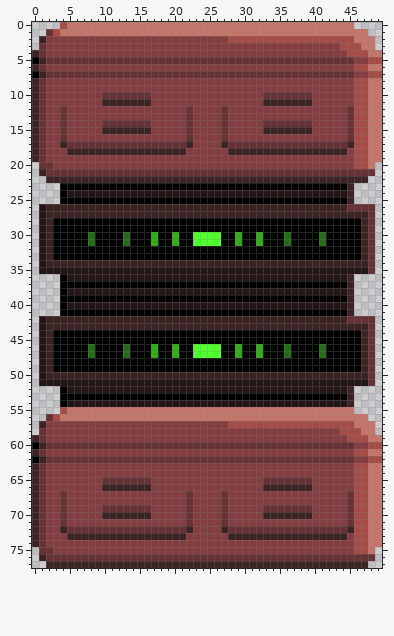
Two versions of one sprite sheet, Assets/Sprites/Props etc/Elevator.png. Above, as it was before the edit.
The file is 50x78 pixels.
After the commit:
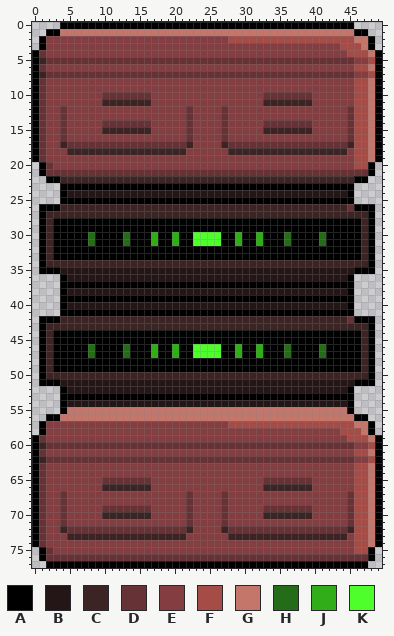
Palette (. is transparent): A #000000  B #241617  C #3c2324  D #663235  E #843e41  F #a54c46  G #c4766b  H #256c19  J #30ad19  K #4eff2c
The exact change:
Changed rows in their new state; - is an unchanged pixel.
first column x 0:
 0 ----AAAAAAAAAAAAAAAAAAAAAAAAAAAAAAAAAAAAAAAAAA----
 1 --AA------------------------------------------AA--
 2 -A----------------------------------------------A-
 3 -A----------------------------------------------A-
 4 A------------------------------------------------A
 5 -------------------------------------------------A
 6 A------------------------------------------------A
 7 -------------------------------------------------A
 8 A------------------------------------------------A
 9 A------------------------------------------------A
10 A------------------------------------------------A
11 A------------------------------------------------A
12 A------------------------------------------------A
13 A------------------------------------------------A
14 A------------------------------------------------A
15 A------------------------------------------------A
16 A------------------------------------------------A
17 A------------------------------------------------A
18 A------------------------------------------------A
19 A------------------------------------------------A
20 -A----------------------------------------------A-
21 -A----------------------------------------------A-
22 --AA------------------------------------------AA--
23 ---------------------------------------------A----
24 ---------------------------------------------A----
25 ---------------------------------------------A----
26 -AAA------------------------------------------AAA-
27 -A----------------------------------------------A-
28 -A----------------------------------------------A-
29 -A----------------------------------------------A-
30 -A----------------------------------------------A-
31 -A----------------------------------------------A-
32 -A----------------------------------------------A-
33 -A----------------------------------------------A-
34 -A----------------------------------------------A-
35 -AAA------------------------------------------AAA-
36 ---------------------------------------------A----
37 ---------------------------------------------A----
38 ---------------------------------------------A----
39 ---------------------------------------------A----
40 ---------------------------------------------A----
41 ---------------------------------------------A----
42 -AAA------------------------------------------AAA-
43 -A----------------------------------------------A-
44 -A----------------------------------------------A-
45 -A----------------------------------------------A-
46 -A----------------------------------------------A-
47 -A----------------------------------------------A-
48 -A----------------------------------------------A-
49 -A----------------------------------------------A-
50 -A----------------------------------------------A-
51 -AAA------------------------------------------AAA-
52 ---------------------------------------------A----
53 ---------------------------------------------A----
54 ---------------------------------------------A----
55 ----A----------------------------------------A----
56 --AA------------------------------------------AA--
57 -A----------------------------------------------A-
58 -A----------------------------------------------A-
59 A------------------------------------------------A
60 -------------------------------------------------A
61 A------------------------------------------------A
62 -------------------------------------------------A
63 A------------------------------------------------A
64 A------------------------------------------------A
65 A------------------------------------------------A
66 A------------------------------------------------A
67 A------------------------------------------------A
68 A------------------------------------------------A
69 A------------------------------------------------A
70 A------------------------------------------------A
71 A------------------------------------------------A
72 A------------------------------------------------A
73 A------------------------------------------------A
74 A------------------------------------------------A
75 -A----------------------------------------------A-
76 -A----------------------------------------------A-
77 --AAAAAAAAAAAAAAAAAAAAAAAAAAAAAAAAAAAAAAAAAAAAAA--
Changed places in both pictures, as pixel boxes (x1, y1, x2, y2):
changed: (32, 22, 382, 568)
